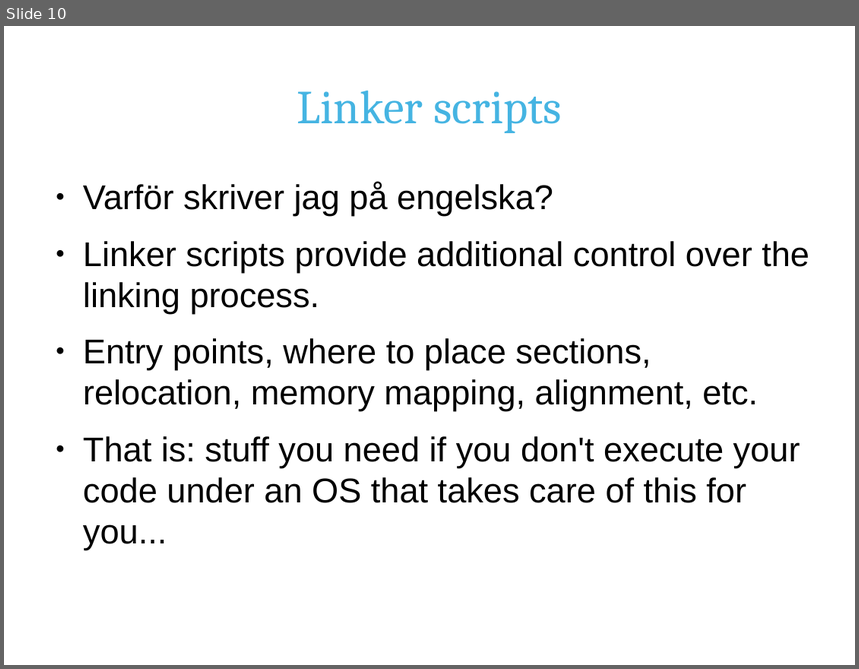
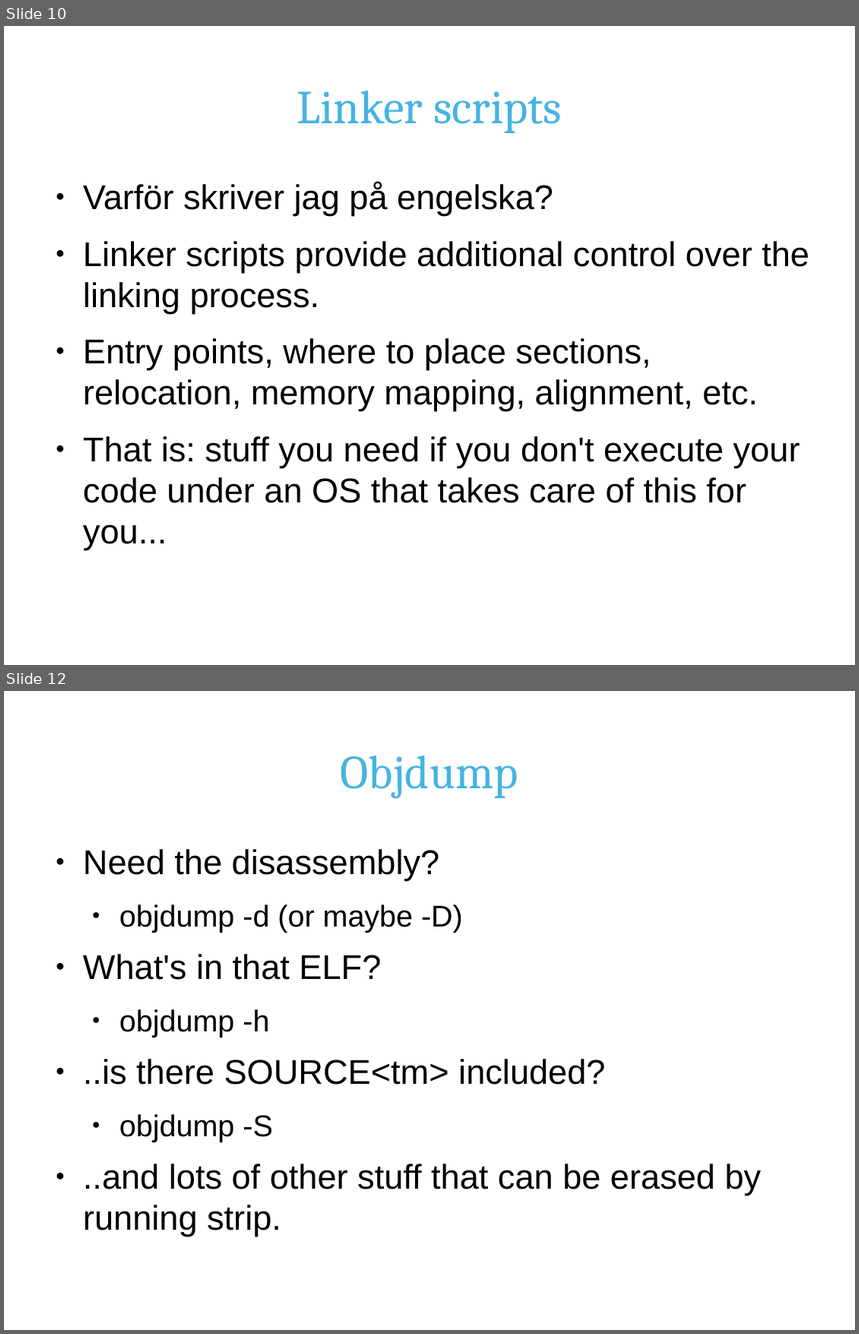
Before and after one commit to hnrkp/khelg2012-1, a slide deck: doc/pres.odp. Shown one above the other, each under a label of ours: slide 10 before the commit, slides 10 and 12 after it; the slides between them are not shown. The pictures are 859x669 and 859x1334 pixels, drawn with LibreOffice and Linux fonts; fonts in the diff are those of the drawing; background and template pictures are left out. Boxes give left, top, right and bottom in pixels: in the first picture for what was removed or moved away, otherwise in the second. Text is boxed around its words. In the diff, an @@ line names an element or a change of style, - is before the commit and + after.

```diff
--- a/doc/pres.odp
+++ b/doc/pres.odp
@@ slide 12 added at (4, 691, 855, 1330), background #FFFFFF @@
@@ title added at (341, 756, 519, 799), 44 pt, text #45B4E2 @@
+Objdump
@@ text added at (83, 849, 762, 1237), 32 pt, text #000000 @@
+● Need the disassembly?
+  ● objdump -d (or maybe -D)
+● What's in that ELF?
+  ● objdump -h
+● ..is there SOURCE<tm> included?
+  ● objdump -S
+● ..and lots of other stuff that can be erased by running strip.
```
Also in this commit, not shown: 3 other slides added, 1 other file.
